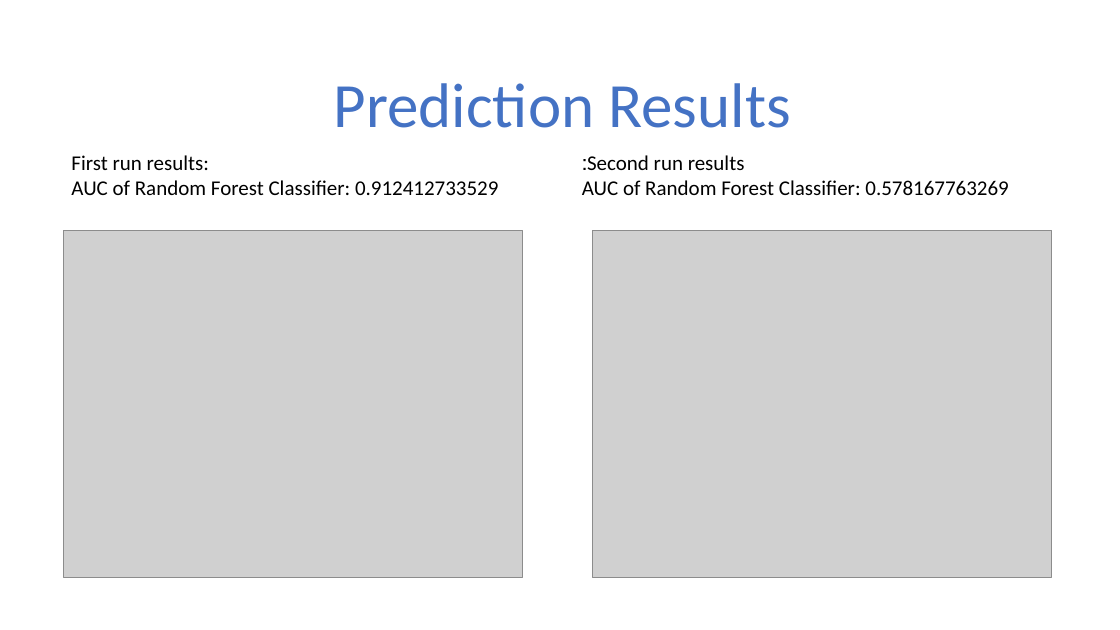
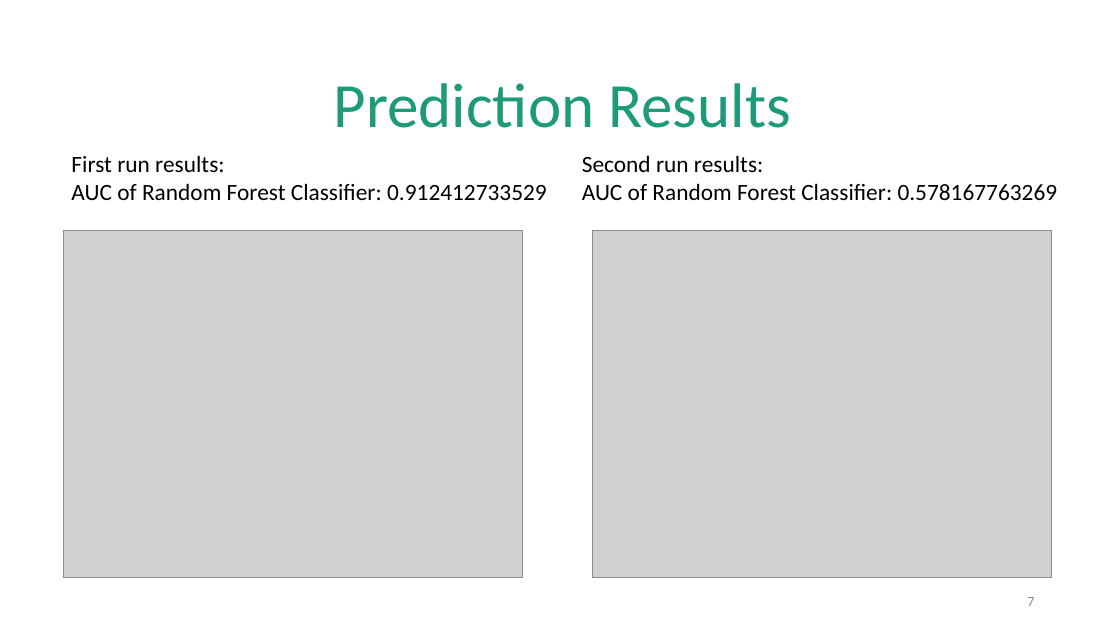
Before and after one commit to bmk1239/predict_telomere_length, a slide deck: slide 7 of presentation.pptx. Drawn at 1120x630 pixels with LibreOffice and Linux fonts; fonts in the diff are those of the drawing; grey boxes stand for pictures. Boxes give left, top, right and bottom in pixels: in the first picture for what was removed or moved away, otherwise in the second. Text is boxed around its words. In the diff, an @@ line names an element or a change of style, - is before the commit and + after.

```diff
--- a/presentation.pptx
+++ b/presentation.pptx
@@ text "Prediction Results" at (334, 83, 791, 128): text colour #4472C4 to #1D9A78 @@
@@ text "First run results: AUC of ..." at (71, 155, 547, 200): size 18 to 20 pt @@
@@ text "Second run results:" at (582, 155, 1058, 200): size 18 to 20 pt @@
@@ page number added at (1027, 597, 1034, 606), 12 pt, text #8C8C8C @@
+7
```
Also in this commit, not shown: 5 other slides changed, 1 slide added, 1 slide removed.
